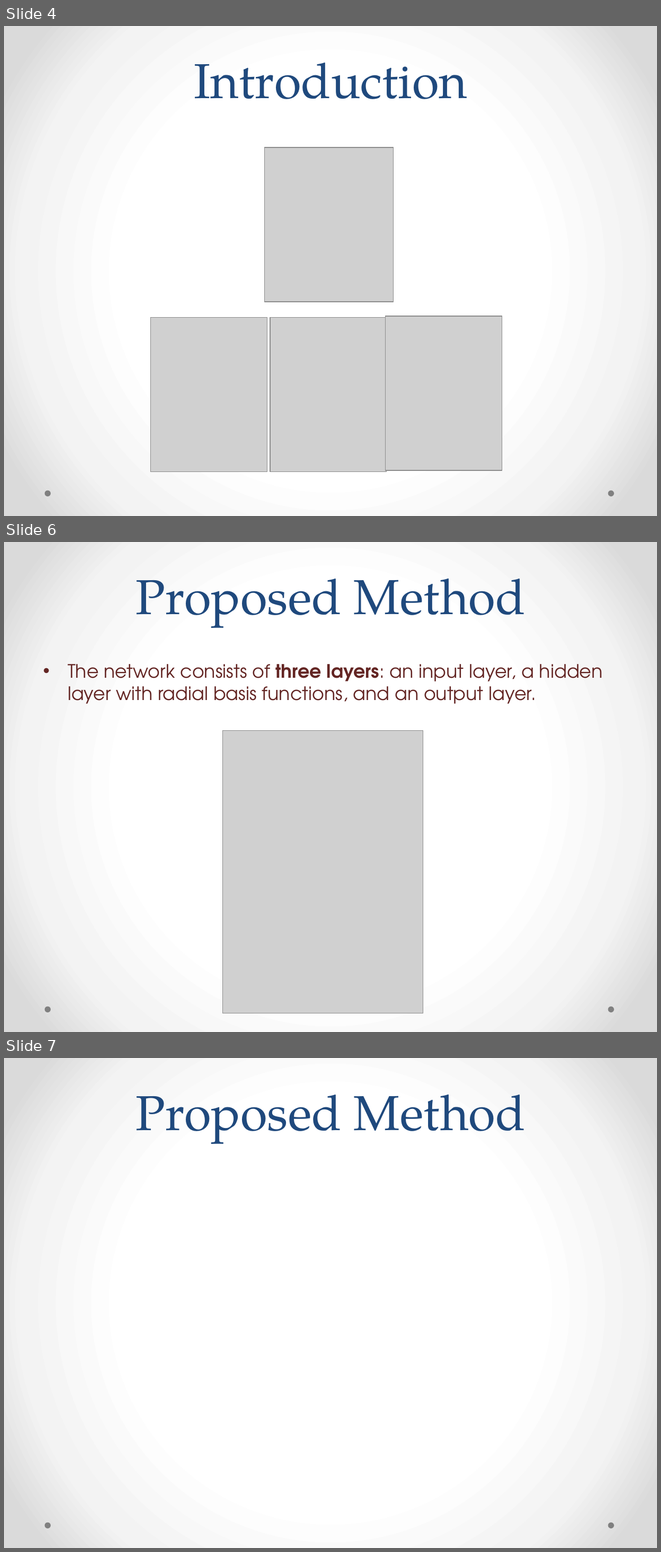
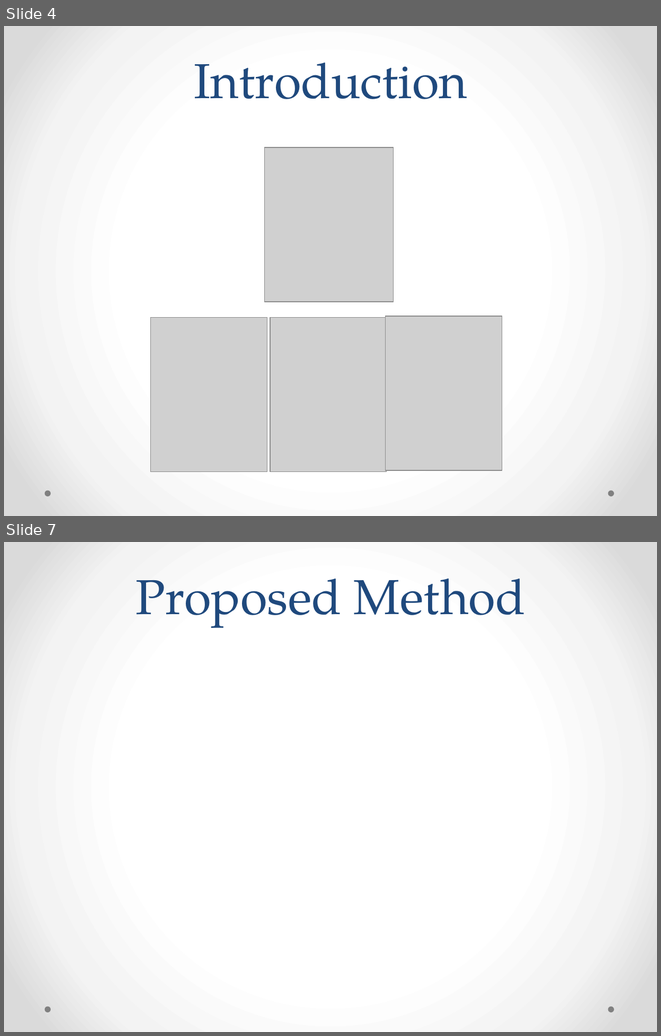
Before and after one commit to shrutipathak12321/Brain-Segmentation-using-RBFNN, a slide deck: Project_presentation.pptx. Shown one above the other, each under a label of ours: slides 4, 6 and 7 before the commit, slides 4 and 7 after it; the slides between them are not shown. The pictures are 661x1552 and 661x1036 pixels, drawn with LibreOffice and Linux fonts; fonts in the diff are those of the drawing; grey boxes stand for pictures. Boxes give left, top, right and bottom in pixels: in the first picture for what was removed or moved away, otherwise in the second. Text is boxed around its words. In the diff, an @@ line names an element or a change of style, - is before the commit and + after.

```diff
--- a/Project_presentation.pptx
+++ b/Project_presentation.pptx
@@ slide 6 removed at (4, 542, 657, 1032), background gradient #FFFFFF to #F4F4F4 to #DADADA; not listed: 2 template elements that a slide beside it also shows @@
@@ title removed at (135, 578, 526, 628) @@
-Proposed Method
@@ text removed at (68, 664, 603, 704) @@
-• The network consists of three layers: an input layer, a hidden layer with radial basis functions, and an output layer.
@@ picture removed at (223, 730, 423, 1013) @@
```
Also in this commit, not shown: 10 slides changed, 1 slide added, 2 other files.
